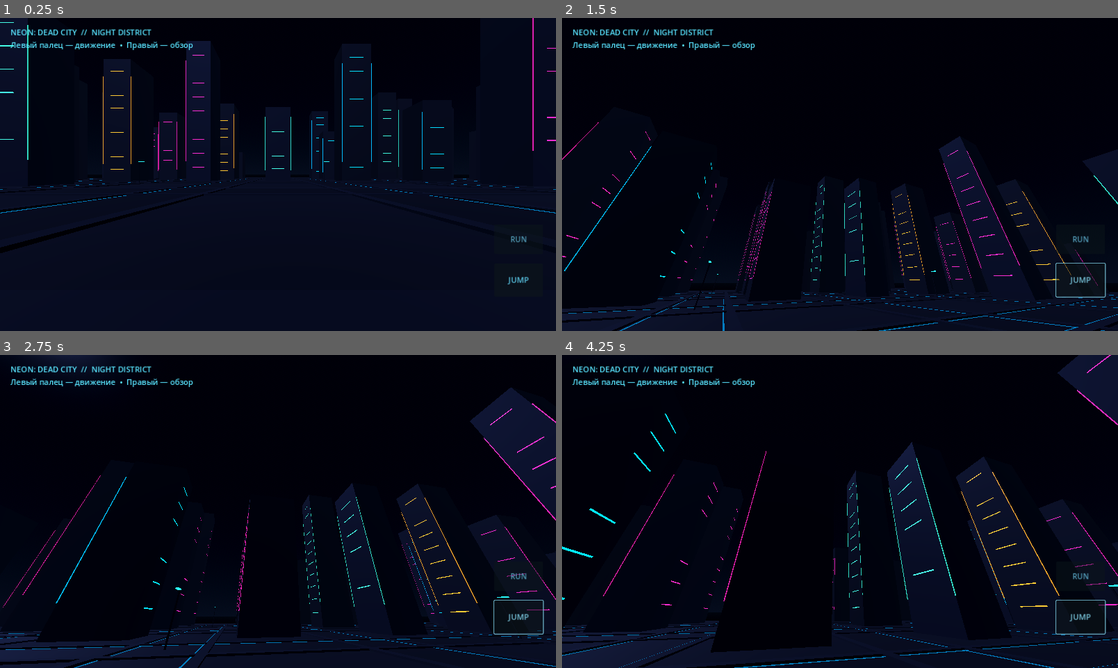
Above: before the commit, frames 1-4 (two rows, left to right).
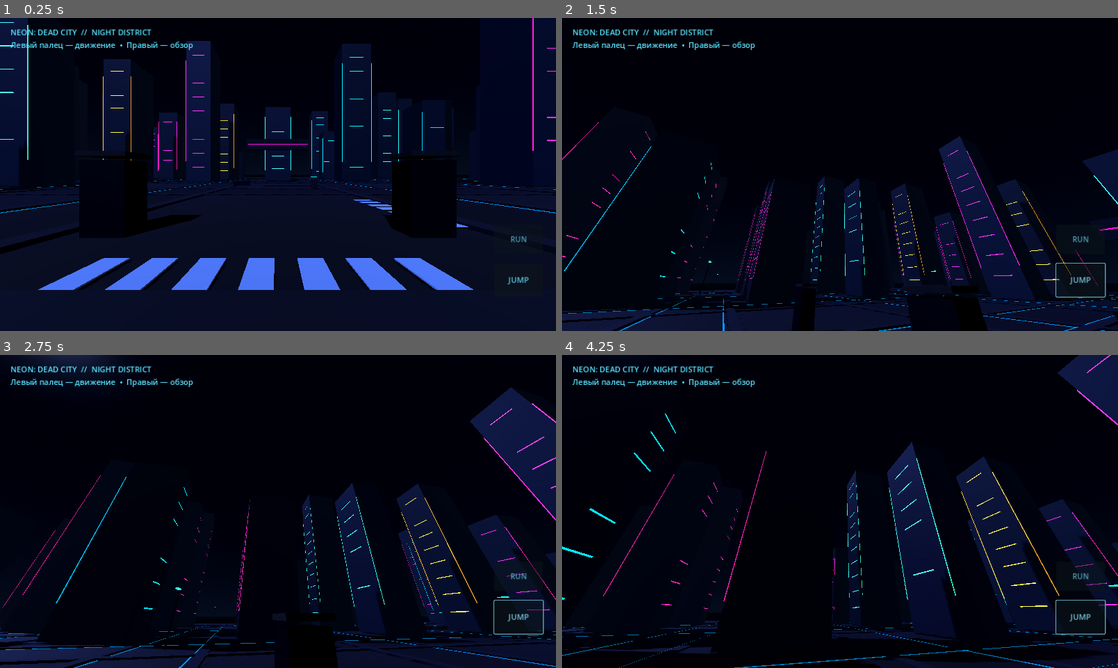
Above: after the commit, the same moments.

Repository: sylph564/neon-dead-city
Game: Godot game, scene res://scenes/main.tscn
Same seed, same stepped clock (60 frames per second), same inputs: the game is played once before the commit and once after it.
Inputs (mouse positions are in pixels of both pictures, inside the frame that each line leads up to):
- Up to frame 1 (0.25 s): no input
- Up to frame 2 (1.5 s): click "JUMP" at 0.5 s; tap Enter at 1.25 s; move the mouse to (867, 174) at 1.27 s; hold W from 1.28 s (still down); hold Shift from 1.28 s (still down)
- Up to frame 3 (2.75 s): keep holding W; tap Space at 1.52, 2.27 s; move the mouse to (250, 511) at 2.02 s; release Shift at 2.03 s; tap Shift at 2.1 s
- Up to frame 4 (4.25 s): keep holding W; move the mouse to (851, 505) at 2.77 s; hold Shift 2.78-3.53 s; move the mouse to (834, 517) at 3.52 s; tap Shift at 3.6 s; tap Space at 3.77 s

The runs differ from the first frame. In frame 1, 7.5% of the frame differs, in the area x 0-100%, y 0-87%; in frame 2, 2.4%; in frame 3, 3.0%; in frame 4, 6.2%.

Commit message:
Add real-time shadows and richer street-level details

Diff:
--- a/scripts/main.gd
+++ b/scripts/main.gd
@@ -11,6 +11,7 @@
     _create_roads()
     _create_city()
     _create_street_lights()
+    _create_street_details()
     var player := PLAYER_SCENE.instantiate()
     player.position = Vector3(0, 0.15, 8)
     add_child(player)
@@ -42,7 +43,12 @@
     var moon := DirectionalLight3D.new()
     moon.rotation_degrees = Vector3(-48, -25, 0)
     moon.light_color = Color(0.48, 0.58, 1.0)
-    moon.light_energy = 0.55
+    moon.light_energy = 0.72
+    moon.shadow_enabled = true
+    moon.directional_shadow_mode = DirectionalLight3D.SHADOW_PARALLEL_2_SPLITS
+    moon.directional_shadow_max_distance = 85.0
+    moon.shadow_bias = 0.06
+    moon.shadow_normal_bias = 1.2
     add_child(moon)
 
 func _create_ground() -> void:
@@ -164,6 +170,38 @@
             _add_box(pos + Vector3(0, 2.1, 0), Vector3(0.12, 4.2, 0.12), pole_material)
             _add_box(pos + Vector3(0.45, 4.15, 0), Vector3(1.0, 0.12, 0.22), lamp_material)
 
+func _create_street_details() -> void:
+    # Small, readable street props around the starting blocks.
+    var metal := _material(Color(0.045, 0.055, 0.075), 0.62, 0.72)
+    var dark := _material(Color(0.018, 0.022, 0.032), 0.9)
+    var cyan := _emissive_material(Color(0.015, 0.48, 0.72), 1.8)
+    var magenta := _emissive_material(Color(0.72, 0.035, 0.32), 1.5)
+
+    # Vending kiosks and illuminated street signs.
+    for i in range(4):
+        var x := -13.0 + float(i) * 8.5
+        _add_box(Vector3(x, 1.0, 3.0), Vector3(1.15, 2.0, 0.8), metal)
+        _add_box(Vector3(x, 1.25, 2.57), Vector3(0.82, 0.92, 0.035), cyan if i % 2 == 0 else magenta)
+        _add_box(Vector3(x, 2.15, 3.0), Vector3(1.25, 0.12, 0.9), dark)
+
+    # Benches, bins and utility cabinets along the central sidewalks.
+    for z in [-12.0, 12.0]:
+        _add_box(Vector3(-4.0, 0.48, z), Vector3(1.8, 0.12, 0.55), metal)
+        _add_box(Vector3(-4.0, 0.72, z + 0.2), Vector3(1.8, 0.42, 0.1), metal)
+        _add_box(Vector3(4.0, 0.65, z), Vector3(0.65, 1.3, 0.65), dark)
+        _add_box(Vector3(4.0, 1.32, z), Vector3(0.68, 0.06, 0.68), cyan)
+
+    # Crosswalk bars at the nearest intersection.
+    var paint := _material(Color(0.48, 0.56, 0.65), 0.9)
+    for i in range(7):
+        _add_box(Vector3(-3.0 + float(i) * 0.9, 0.055, 5.4), Vector3(0.48, 0.025, 1.5), paint)
+        _add_box(Vector3(5.4, 0.055, -3.0 + float(i) * 0.9), Vector3(1.5, 0.025, 0.48), paint)
+
+    # A large glowing district marker visible from the starting street.
+    _add_box(Vector3(0, 5.2, -13.5), Vector3(7.5, 1.25, 0.22), dark)
+    _add_box(Vector3(0, 5.2, -13.36), Vector3(7.15, 0.08, 0.035), magenta)
+    _add_box(Vector3(0, 5.2, -13.32), Vector3(0.08, 0.78, 0.035), cyan)
+
 func _add_box(pos: Vector3, dimensions: Vector3, material: Material) -> void:
     var mesh := MeshInstance3D.new()
     var box := BoxMesh.new()
